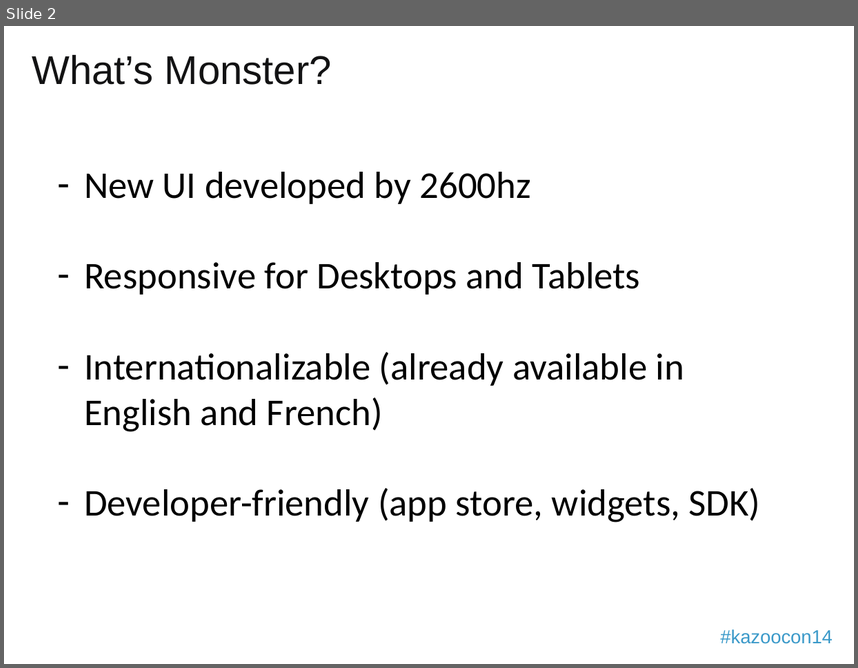
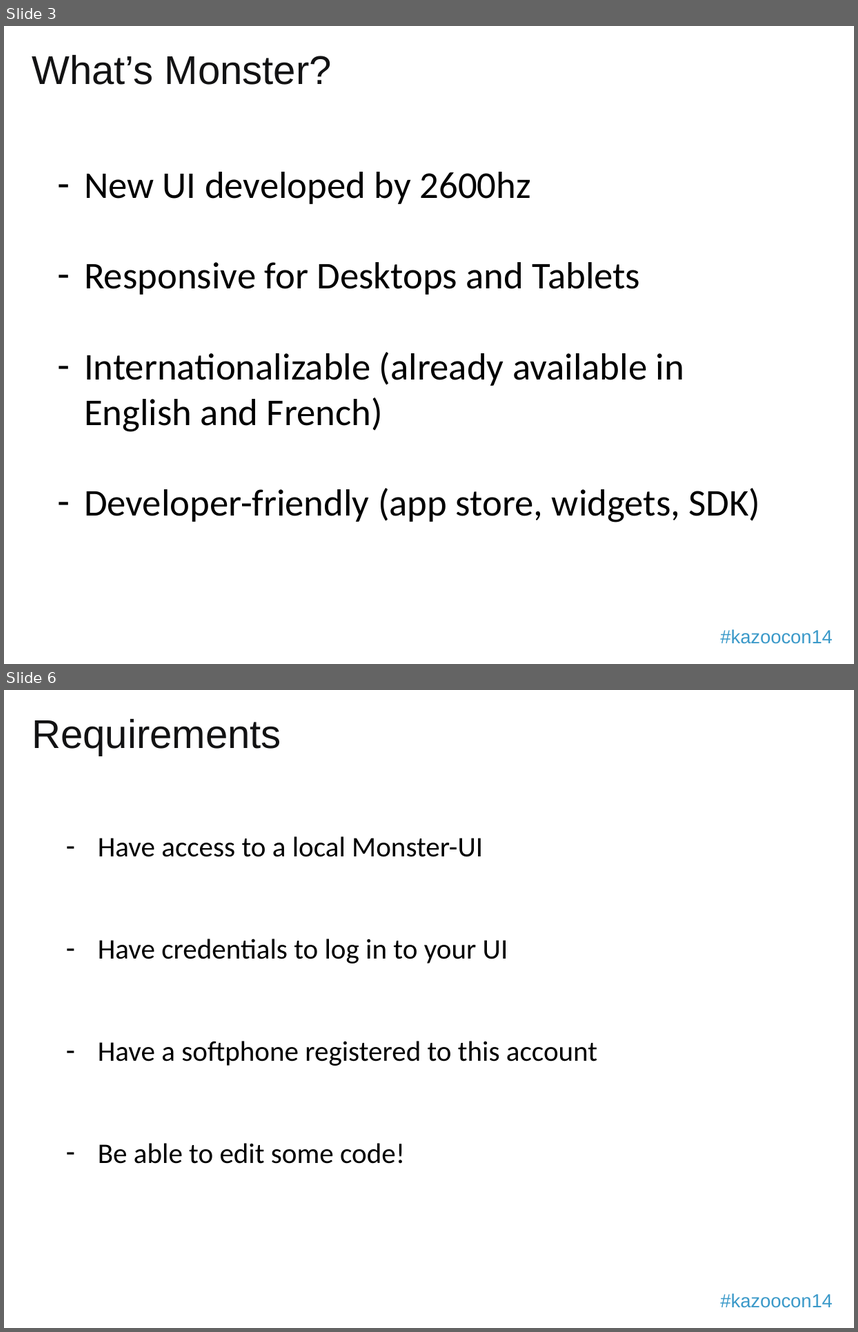
Before and after one commit to 2600hz/monster-ui, a slide deck: apps/demo_done/presentation.pptx. Shown one above the other, each under a label of ours: slide 2 before the commit, slides 3 and 6 after it; the slides between them are not shown. The pictures are 858x668 and 858x1332 pixels, drawn with LibreOffice and Linux fonts; fonts in the diff are those of the drawing; background and template pictures are left out. Boxes give left, top, right and bottom in pixels: in the first picture for what was removed or moved away, otherwise in the second. Text is boxed around its words. In the diff, an @@ line names an element or a change of style, - is before the commit and + after.

```diff
--- a/apps/demo_done/presentation.pptx
+++ b/apps/demo_done/presentation.pptx
@@ slide 6 added at <box>4,690,854,1328</box>, background picture (left out); not listed: 1 template element that a slide beside it also shows @@
@@ title added at <box>32,719,281,756</box>, 34 pt, text #121213 @@
+Requirements
@@ text added at <box>98,836,597,1163</box>, 24 pt, text #000000 @@
+– Have access to a local Monster-UI
+– Have credentials to log in to your UI
+– Have a softphone registered to this account
+– Be able to edit some code!
@@ what was slide 2 is now slide 3 @@
```
Also in this commit, not shown: 2 slides changed, 15 other slides added, 1 slide removed.
